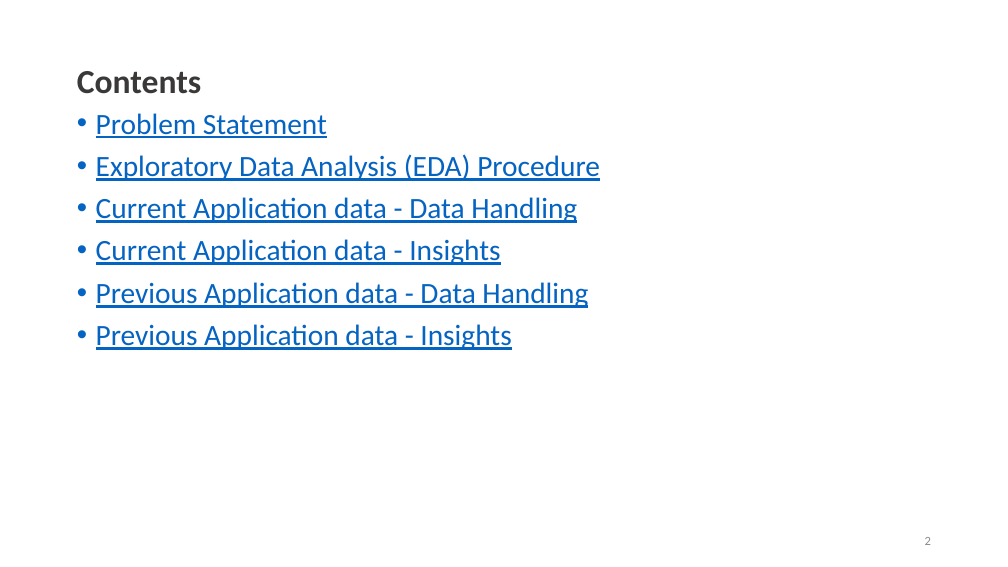
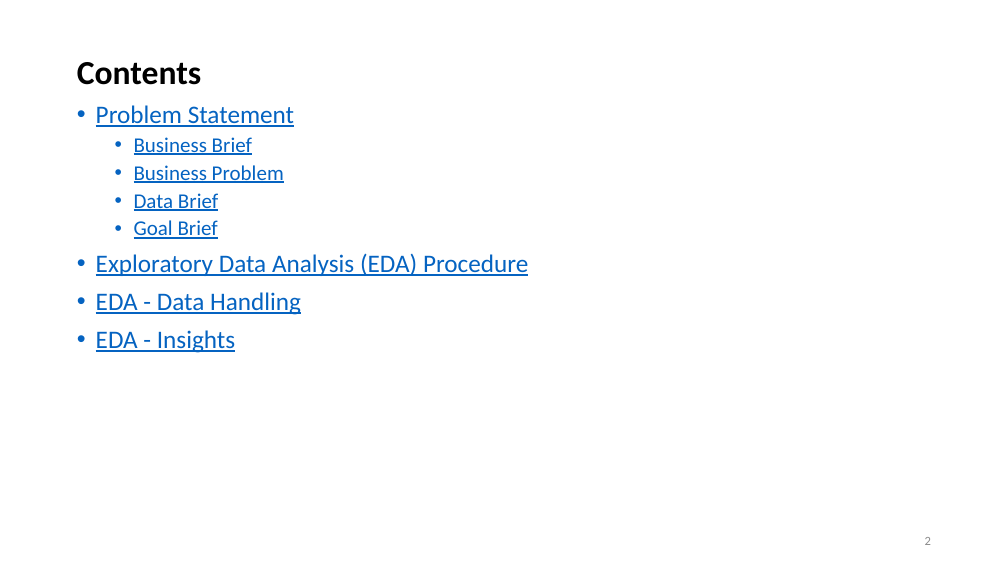
Before and after one commit to Hiteshp97/ProjCollab_LSCS_BTCH67_535, a slide deck: slide 2 of Lead Scoring Case Study.pptx. Drawn at 1008x567 pixels with LibreOffice and Linux fonts; fonts in the diff are those of the drawing; background and template pictures are left out. Boxes give left, top, right and bottom in pixels: in the first picture for what was removed or moved away, otherwise in the second. Text is boxed around its words. In the diff, an @@ line names an element or a change of style, - is before the commit and + after.

Commit message:
Updated ppt

```diff
--- a/Lead Scoring Case Study.pptx
+++ b/Lead Scoring Case Study.pptx
@@ title "Contents": place and size @@
-title "Contents" at box(77, 71, 201, 94)
+title "Contents" at box(77, 62, 201, 85)
@@ title "Contents" at box(77, 62, 201, 85): text colour #3B3838 to #000000 @@
@@ text "Problem Statement": place and size @@
-text "Problem Statement" at box(96, 113, 600, 350)
+text "Problem Statement" at box(96, 105, 528, 353)
@@ text at box(96, 105, 528, 276): size 28 to 24 pt in "Problem Statement", "Exploratory Data Analysis (EDA) Procedure" @@
@@ text at box(134, 137, 284, 239): paragraphs added @@
+  • Business Brief
+  • Business Problem
+  • Data Brief
+  • Goal Brief
@@ text at box(96, 292, 301, 353): text changed; size 28 to 24 pt @@
-• Current Application data - Data Handling
-• Current Application data - Insights
-• Previous Application data - Data Handling
-• Previous Application data - Insights
+• EDA - Data Handling
+• EDA - Insights
```
Also in this commit, not shown: 6 other slides changed, 7 slides added, 7 slides removed.
